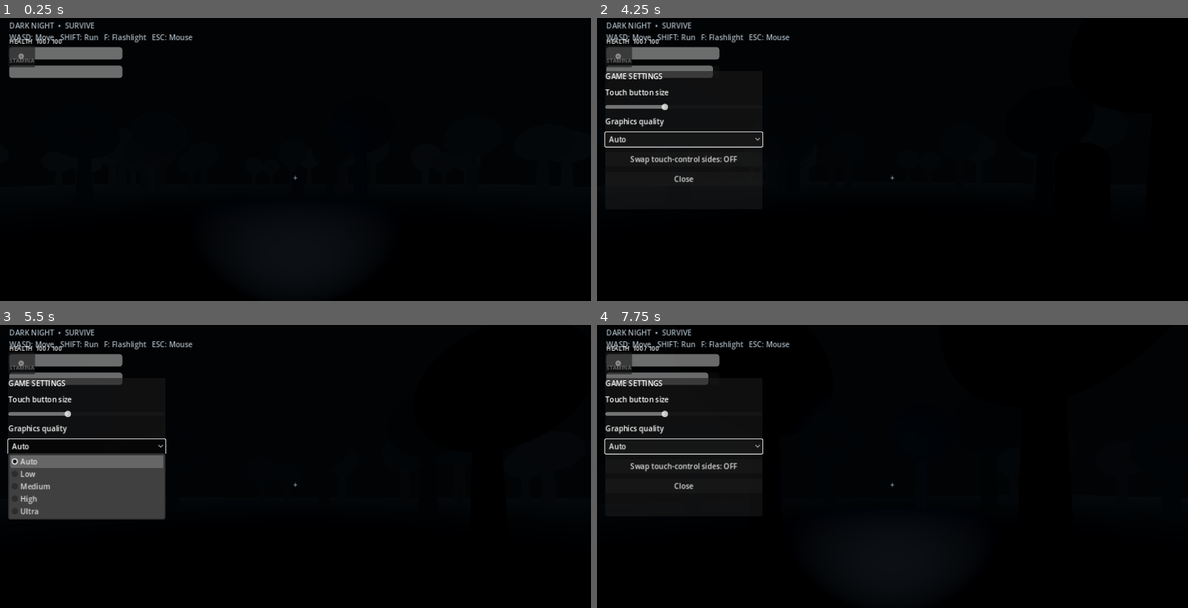
Above: before the commit, frames 1-4 (two rows, left to right).
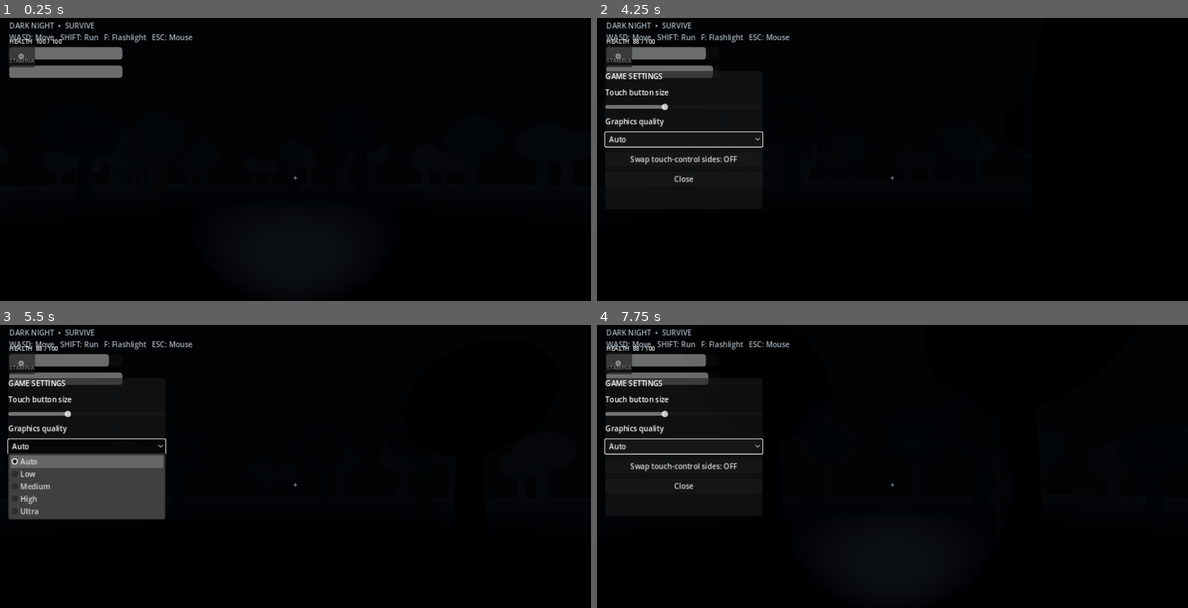
Above: after the commit, the same moments.

Repository: trrahamanofficial/DARK-NIGHT-SURVIVAL
Game: Godot game, scene res://scenes/main.tscn
Same seed, same stepped clock (60 frames per second), same inputs: the game is played once before the commit and once after it.
Inputs (mouse positions are in pixels of both pictures, inside the frame that each line leads up to):
- Up to frame 1 (0.25 s): no input
- Up to frame 2 (4.25 s): click "⚙" at 0.5 s; click "Auto" at 1.25 s; click "Swap touch-control sides: OFF" at 2 s; tap Enter at 2.75 s; move the mouse to (922, 176) at 2.77 s; hold Shift (run) 2.78-3.53 s; hold W (move_forward) from 2.78 s (still down); tap Space at 3.5 s; move the mouse to (862, 179) at 3.52 s; tap F at 3.6 s
- Up to frame 3 (5.5 s): keep holding W (move_forward); move the mouse to (307, 477) at 4.27 s; tap H at 4.35 s; tap Enter at 5 s; move the mouse to (289, 489) at 5.02 s; tap Shift (run) at 5.1 s
- Up to frame 4 (7.75 s): keep holding W (move_forward); tap Space at 5.75, 7.25 s; move the mouse to (933, 489) at 5.77 s; tap F at 5.85 s; tap Enter at 6.5 s; move the mouse to (845, 480) at 6.52 s; tap H at 6.6 s; move the mouse to (898, 486) at 7.27 s; hold Shift (run) from 7.28 s (still down)

The runs differ from the first frame. In frame 2, 0.2% of the frame differs, in the area x 6-21%, y 7-15%; in frame 3, 0.2%; in frame 4, 0.2%.

Commit message:
Complete Stage 2: connect monster chase and attacks to player damage

Diff:
--- a/scripts/monster.gd
+++ b/scripts/monster.gd
@@ -1,40 +1,64 @@
 extends CharacterBody3D
 
 @export var wander_speed := 1.15
-@export var notice_distance := 13.0
+@export var chase_speed := 2.35
+@export var notice_distance := 18.0
+@export var attack_distance := 1.65
+@export var attack_damage := 12.0
+@export var attack_interval := 1.45
+
 var player: Node3D
 var target_point := Vector3.ZERO
 var change_timer := 0.0
+var attack_timer := 0.0
 
 func _ready() -> void:
     _choose_target()
 
 func _physics_process(delta: float) -> void:
+    if get_tree().paused:
+        return
     if player == null:
         player = get_tree().current_scene.get_node_or_null("Player")
+    if player == null or (player.has_method("is_dead") and player.is_dead):
+        velocity.x = move_toward(velocity.x, 0.0, 4.0 * delta)
+        velocity.z = move_toward(velocity.z, 0.0, 4.0 * delta)
+        velocity.y = -0.5
+        move_and_slide()
+        return
+
+    attack_timer = maxf(0.0, attack_timer - delta)
     change_timer -= delta
+    var distance_to_player := global_position.distance_to(player.global_position)
     var destination := target_point
     var speed := wander_speed
-    if player != null and global_position.distance_to(player.global_position) < notice_distance:
+    var chasing := distance_to_player < notice_distance
+
+    if chasing:
         destination = player.global_position
-        speed = wander_speed * 1.35
+        speed = chase_speed
+        if distance_to_player <= attack_distance and attack_timer <= 0.0:
+            if player.has_method("take_damage"):
+                player.take_damage(attack_damage)
+            attack_timer = attack_interval
     elif change_timer <= 0.0 or global_position.distance_to(target_point) < 1.4:
         _choose_target()
         destination = target_point
+
     var flat := destination - global_position
-    flat.y = 0
-    if flat.length() > 0.2:
+    flat.y = 0.0
+    if flat.length() > 0.2 and not (chasing and distance_to_player <= attack_distance):
         velocity.x = flat.normalized().x * speed
         velocity.z = flat.normalized().z * speed
-        look_at(global_position + Vector3(flat.x, 0, flat.z), Vector3.UP)
+        look_at(global_position + Vector3(flat.x, 0.0, flat.z), Vector3.UP)
     else:
-        velocity.x = move_toward(velocity.x, 0, 3 * delta)
-        velocity.z = move_toward(velocity.z, 0, 3 * delta)
+        velocity.x = move_toward(velocity.x, 0.0, 4.0 * delta)
+        velocity.z = move_toward(velocity.z, 0.0, 4.0 * delta)
     velocity.y = -0.5
     move_and_slide()
 
 func _choose_target() -> void:
     var rng := RandomNumberGenerator.new()
     rng.randomize()
-    target_point = Vector3(rng.randf_range(-25, 25), 0, rng.randf_range(-25, 25))
+    target_point = Vector3(rng.randf_range(-25.0, 25.0), 0.0, rng.randf_range(-25.0, 25.0))
     change_timer = rng.randf_range(4.0, 8.0)
